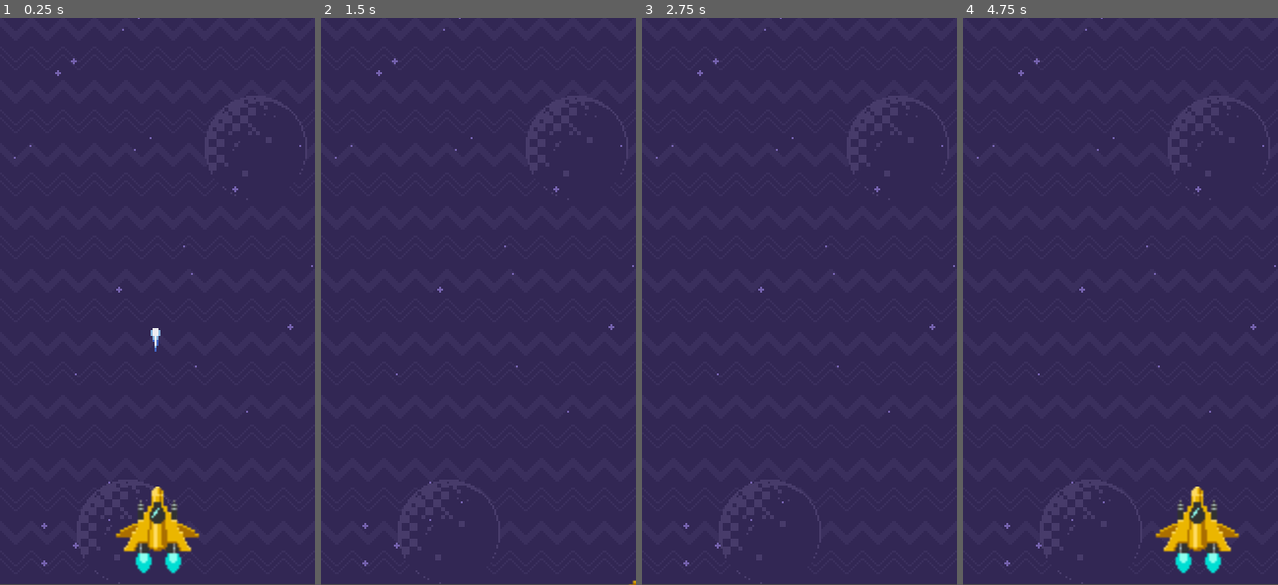
Above: before the commit, frames 1-4 (left to right).
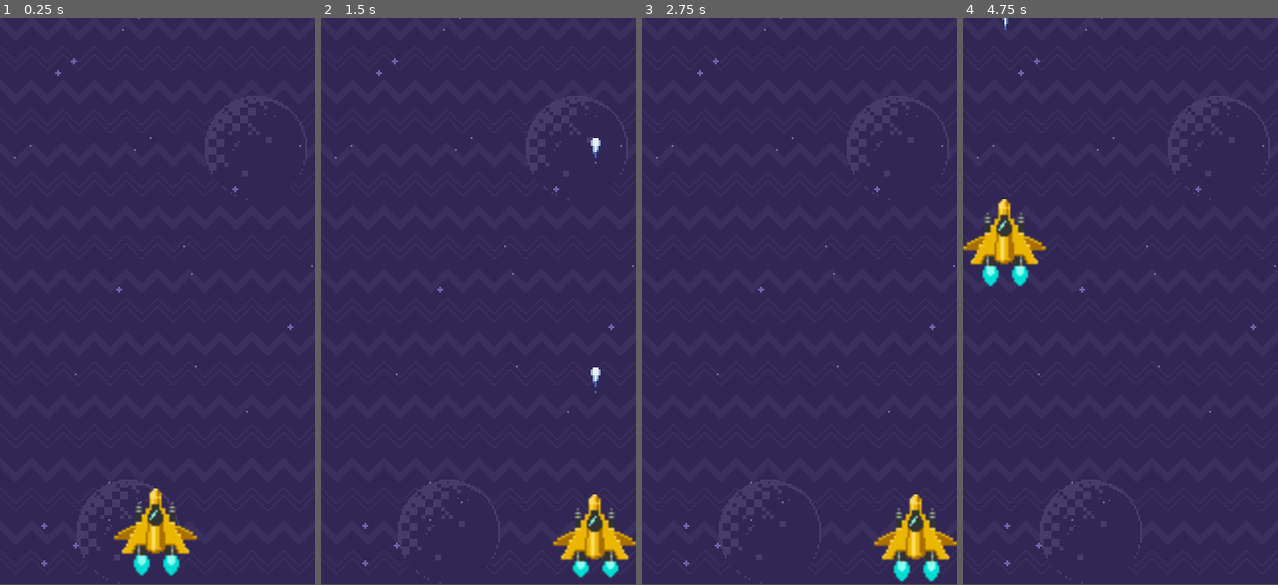
Above: after the commit, the same moments.

Repository: davi-94/godot-game
Game: Godot game, scene res://scenes/game.tscn
The game is run twice, just before and just after one commit, with the same random seed, the same clock (stepped at 60 frames per second) and the same inputs. The project has no main scene, so this scene is started directly.
Inputs:
- Up to frame 1 (0.25 s): no input
- Up to frame 2 (1.5 s): tap Enter (ui_accept) at 0.5, 0.6, 0.77, 1.07, 1.35 s; hold Right (ui_right) 0.53-1.28 s; hold Down (ui_down) from 1.28 s (still down)
- Up to frame 3 (2.75 s): tap Enter (ui_accept) at 1.52, 1.82, 2.1 s; release Down (ui_down) at 2.03 s; hold Right (ui_right) from 2.03 s (still down)
- Up to frame 4 (4.75 s): release Right (ui_right) at 2.78 s; hold Up (ui_up) 2.78-3.53 s; tap Enter (ui_accept) at 2.85, 3.02, 3.32, 3.6, 3.77, 4.07, 4.35, 4.52 s; hold Left (ui_left) from 3.53 s (still down)

The runs differ from the first frame. In frame 1, 1.5% of the frame differs, in the area x 35-64%, y 54-99%; in frame 2, 2.0%; in frame 3, 2.0%; in frame 4, 3.9%, in the area x 0-88%, y 0-98%.

Commit message:
adding shoot effect

Diff:
--- a/scenes/game.tscn
+++ b/scenes/game.tscn
@@ -1,9 +1,8 @@
-[gd_scene load_steps=6 format=2]
+[gd_scene load_steps=5 format=2]
 
 [ext_resource path="res://sprites/background.png" type="Texture" id=1]
 [ext_resource path="res://sprites/ship.png" type="Texture" id=2]
 [ext_resource path="res://scripts/ship.gd" type="Script" id=3]
-[ext_resource path="res://scenes/shoot.tscn" type="PackedScene" id=4]
 
 [sub_resource type="Animation" id=1]
 resource_name = "fire"
@@ -30,7 +29,7 @@
 centered = false
 
 [node name="ship" type="Node2D" parent="."]
-position = Vector2( 80, 261.872 )
+position = Vector2( 79, 263 )
 script = ExtResource( 3 )
 __meta__ = {
 "_edit_group_": true
@@ -45,6 +44,3 @@
 autoplay = "fire"
 playback_speed = 2.0
 anims/fire = SubResource( 1 )
-
-[node name="shoot" parent="." instance=ExtResource( 4 )]
-position = Vector2( 78.7242, 224.259 )
--- a/scenes/shoot.tscn
+++ b/scenes/shoot.tscn
@@ -28,7 +28,7 @@
 texture = ExtResource( 1 )
 hframes = 2
 vframes = 2
-frame = 3
+frame = 2
 
 [node name="anim" type="AnimationPlayer" parent="sprite"]
 autoplay = "default"
--- a/scripts/ship.gd
+++ b/scripts/ship.gd
@@ -4,8 +4,8 @@
 # Declare member variables here. Examples:
 # var a = 2
 # var b = "text"
-
-var speed = 130
+const PRE_SHOOT = preload("res://scenes/shoot.tscn")
+export (int) var speed = 200
 
 # Called when the node enters the scene tree for the first time.
 func _ready():
@@ -14,20 +14,35 @@
 
 # Called every frame. 'delta' is the elapsed time since the previous frame.
 func _process(delta):
-  var directionX = 0
-  var directionY = 0
+  handle_movement(delta);
+  pass
 
-  if Input.is_action_pressed("ui_left"):
-	  directionX -= 1
+# ship controler
+func handle_movement(delta):
+	var position = Vector2()
 
-  if Input.is_action_pressed("ui_right"):
-	  directionX += 1
+	if Input.is_action_pressed("ui_left") || Input.is_key_pressed(KEY_A):
+	  position.x -= 1
 
-  if Input.is_action_pressed("ui_up"):
-	  directionY -= 1
+	if Input.is_action_pressed("ui_right") || Input.is_key_pressed(KEY_D):
+	  position.x += 1
 
-  if Input.is_action_pressed("ui_down"):
-	  directionY += 1
+	if Input.is_action_pressed("ui_up") || Input.is_key_pressed(KEY_W):
+	  position.y -= 1
 
-  translate(Vector2(directionX, directionY) * speed * delta)
-  pass
+	if Input.is_action_pressed("ui_down") || Input.is_key_pressed(KEY_S):
+	  position.y += 1
+
+	if Input.is_action_just_pressed("ui_accept"):
+		var shoot = PRE_SHOOT.instance()
+		get_parent().add_child(shoot)
+		shoot.global_position = global_position + Vector2(0, -40)
+
+	translate(Vector2(position.x, position.y) * speed * delta)
+
+	#minimum left position 21
+	#minimum right position 139
+	global_position.x = clamp(global_position.x, 21, 139)
+	global_position.y = clamp(global_position.y, 24, 266)
+
+	pass
--- a/scripts/shoot.gd
+++ b/scripts/shoot.gd
@@ -5,13 +5,12 @@
 # var a = 2
 # var b = "text"
 
-var speed = 260
+export (int) var speed = 400
 
 # Called when the node enters the scene tree for the first time.
 func _ready():
 	pass # Replace with function body.
 
-
 # Called every frame. 'delta' is the elapsed time since the previous frame.
 func _process(delta):
 	translate(Vector2(0, -1) * speed * delta)
